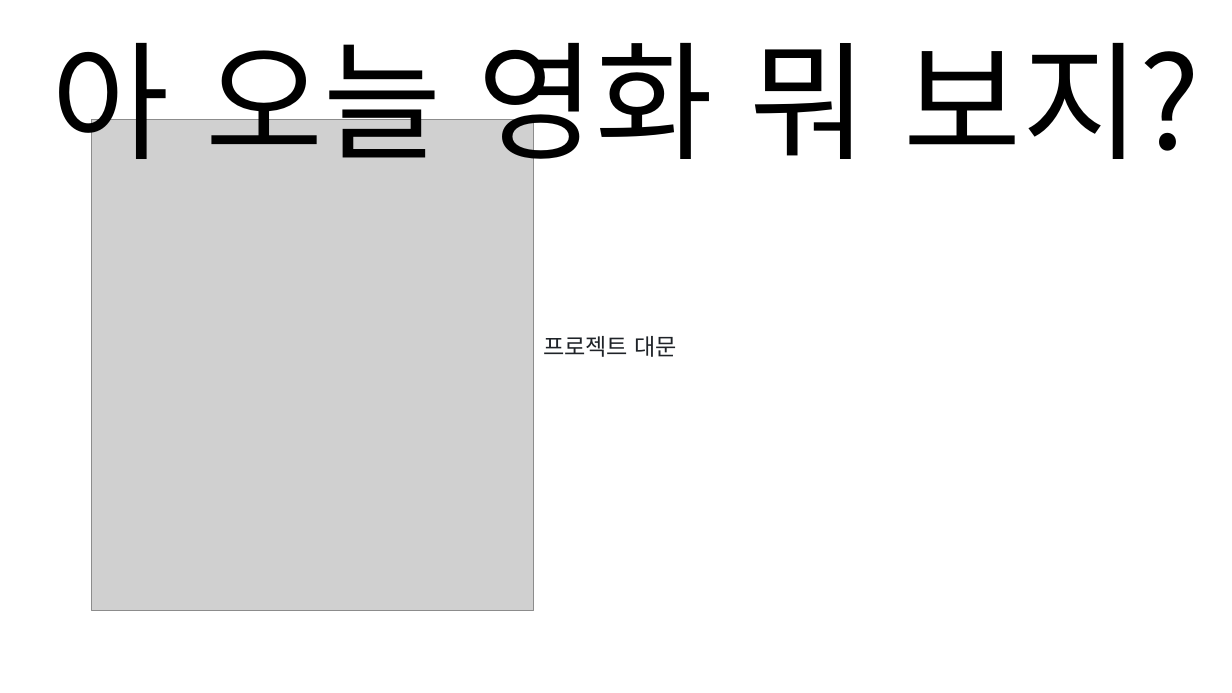
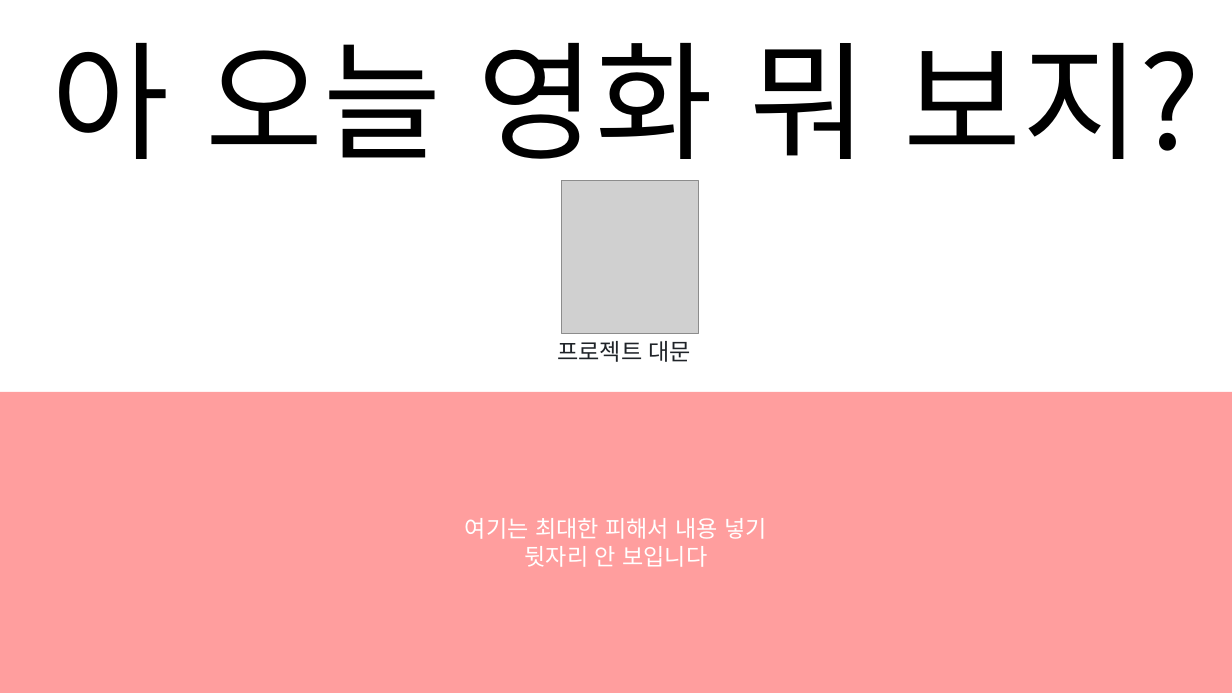
Before and after one commit to 909ma/VIE-Oh-What-is-The-Film-Today, a slide deck: slide 1 of 기타/발표 자료/초본.pptx. Drawn at 1232x693 pixels with LibreOffice and Linux fonts; fonts in the diff are those of the drawing; grey boxes stand for pictures. Boxes give left, top, right and bottom in pixels: in the first picture for what was removed or moved away, otherwise in the second. Text is boxed around its words. In the diff, an @@ line names an element or a change of style, - is before the commit and + after.

```diff
--- a/기타/발표 자료/초본.pptx
+++ b/기타/발표 자료/초본.pptx
@@ picture: place and size @@
-picture at box(91, 119, 534, 611)
+picture at box(562, 181, 700, 334)
@@ text "프로젝트 대문": place and size @@
-text "프로젝트 대문" at box(543, 336, 678, 357)
+text "프로젝트 대문" at box(557, 341, 692, 362)
@@ rectangle added at box(0, 392, 1232, 693), fill #FF0000 at 38% opacity, 18 pt, text #FFFFFF @@
+여기는 최대한 피해서 내용 넣기
+뒷자리 안 보입니다
```
Also in this commit, not shown: 9 other slides changed, 4 slides added, 1 slide removed.
